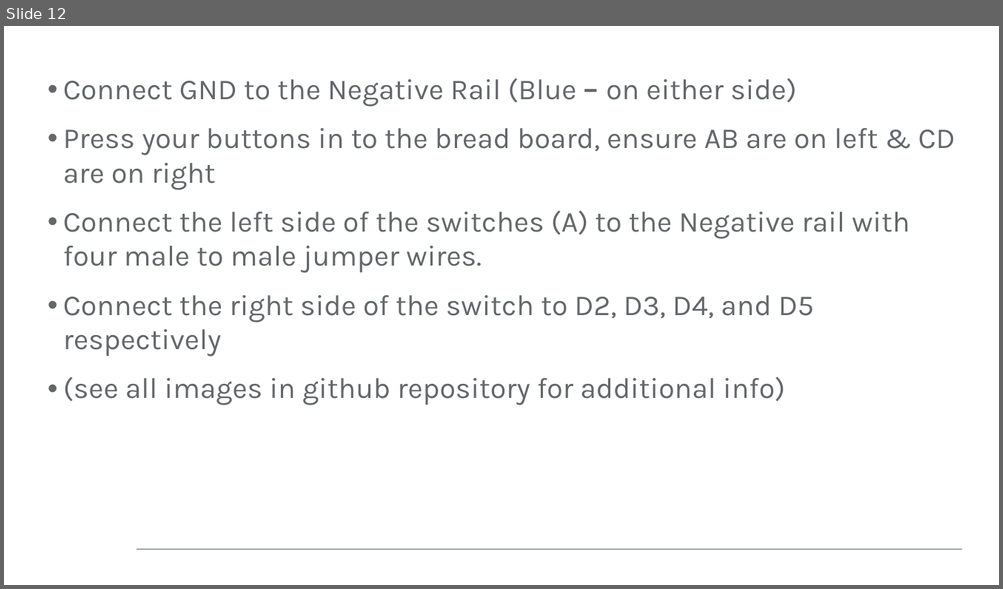
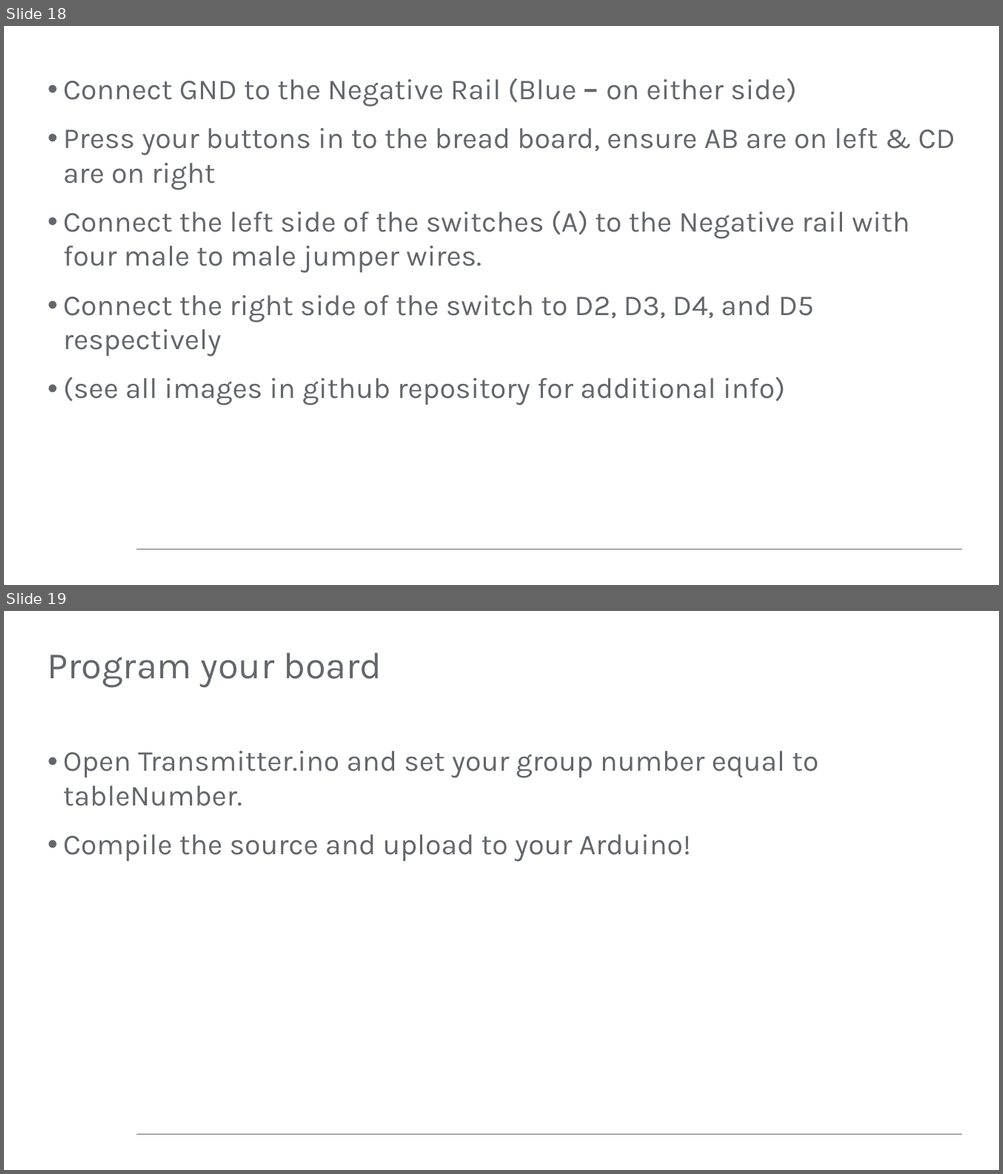
Before and after one commit to pilotdeveloper/sensors_lab, a slide deck: class-guide.pptx. Shown one above the other, each under a label of ours: slide 12 before the commit, slides 18 and 19 after it. The pictures are 1003x589 and 1003x1174 pixels, drawn with LibreOffice and Linux fonts; fonts in the diff are those of the drawing; background and template pictures are left out. Boxes give left, top, right and bottom in pixels: in the first picture for what was removed or moved away, otherwise in the second. Text is boxed around its words. In the diff, an @@ line names an element or a change of style, - is before the commit and + after.

```diff
--- a/class-guide.pptx
+++ b/class-guide.pptx
@@ slide 19 added at box(4, 611, 999, 1170), background #FFFFFF; not listed: 1 template element that a slide beside it also shows @@
@@ title added at box(48, 652, 381, 687), 36 pt, text #63666A @@
+Program your board
@@ text added at box(63, 751, 818, 862), 28 pt, text #63666A @@
+• Open Transmitter.ino and set your group number equal to tableNumber.
+• Compile the source and upload to your Arduino!
@@ what was slide 12 is now slide 18 @@
```
Also in this commit, not shown: 6 other slides added.
